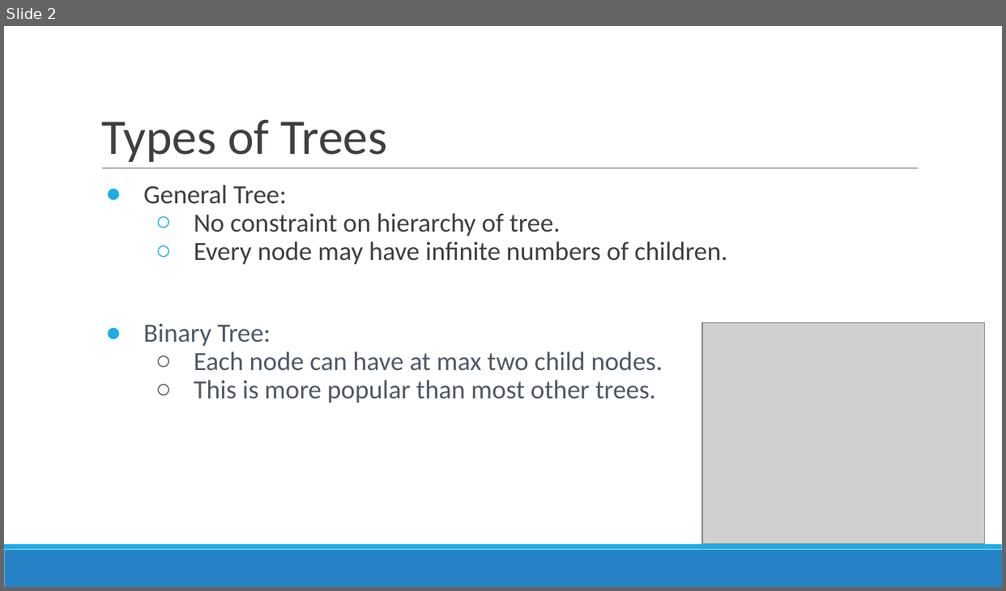
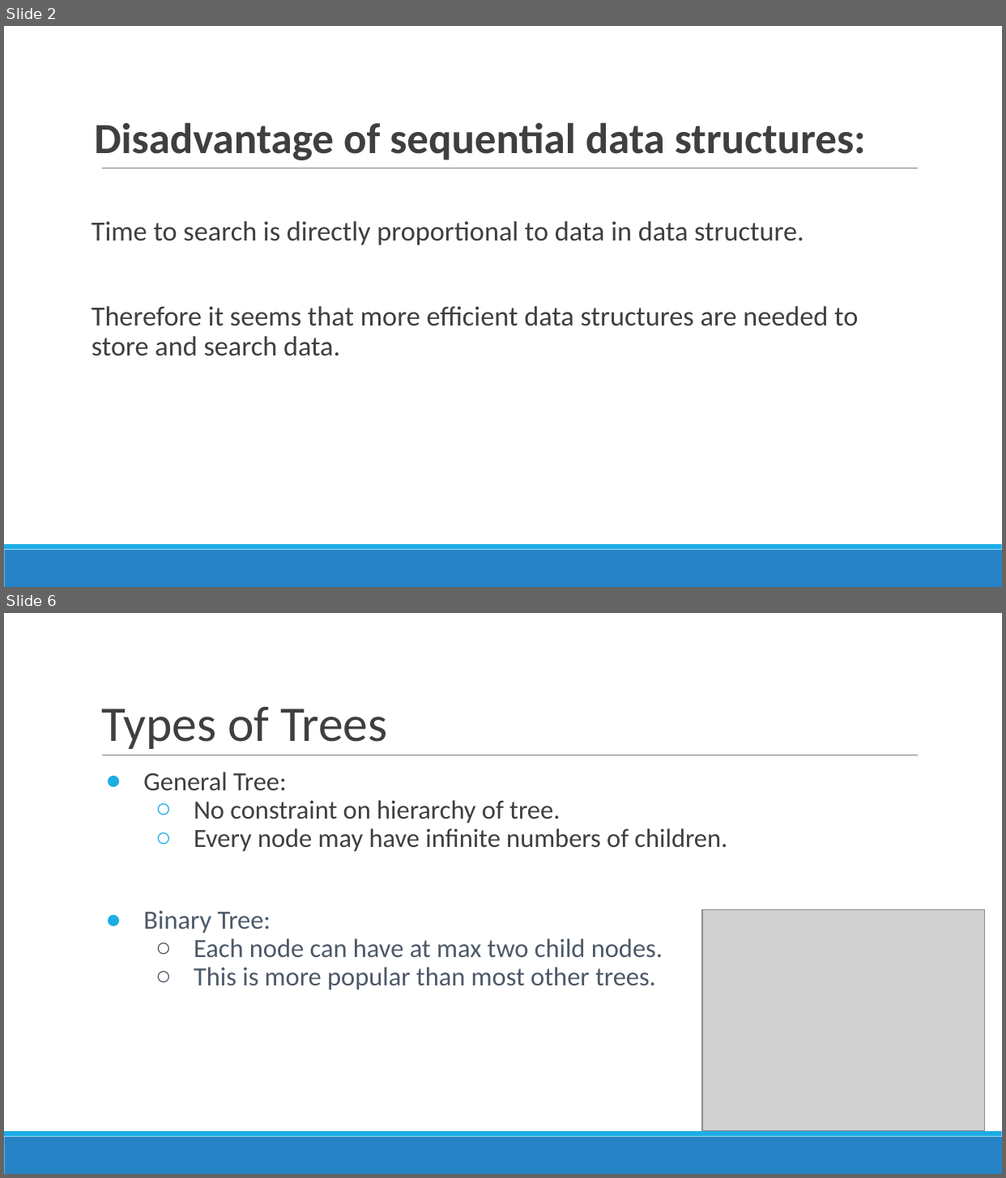
Before and after one commit to poojasabnani/DSA-for-Interviews-GirlScript-EOP, a slide deck: Day 4/Trees.pptx. Shown one above the other, each under a label of ours: slide 2 before the commit, slides 2 and 6 after it; the slides between them are not shown. The pictures are 1006x591 and 1006x1178 pixels, drawn with LibreOffice and Linux fonts; fonts in the diff are those of the drawing; grey boxes stand for pictures. Boxes give left, top, right and bottom in pixels: in the first picture for what was removed or moved away, otherwise in the second. Text is boxed around its words. In the diff, an @@ line names an element or a change of style, - is before the commit and + after.

```diff
--- a/Day 4/Trees.pptx
+++ b/Day 4/Trees.pptx
@@ slide 2 added at bbox=[4, 26, 1002, 587], background #FFFFFF; not listed: 3 template elements that a slide beside it also shows @@
@@ text added at bbox=[94, 122, 866, 160], 31 pt, text #3F3F3F, bold @@
+Disadvantage of sequential data structures:
@@ text added at bbox=[91, 221, 858, 356], 20 pt, text #3F3F3F @@
+Time to search is directly proportional to data in data structure.
+Therefore it seems that more efficient data structures are needed to store and search data.
@@ what was slide 2 is now slide 6 @@
```
Also in this commit, not shown: 4 other slides added, 1 slide removed, 4 other files.
